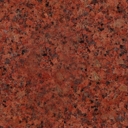
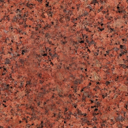
Layer changes from the first 128 x 128 image to the second:
added layer "Layer 3(pasted)" (1st of 2) above "Layer 3(pasted)" over [0, 0, 128, 128]
